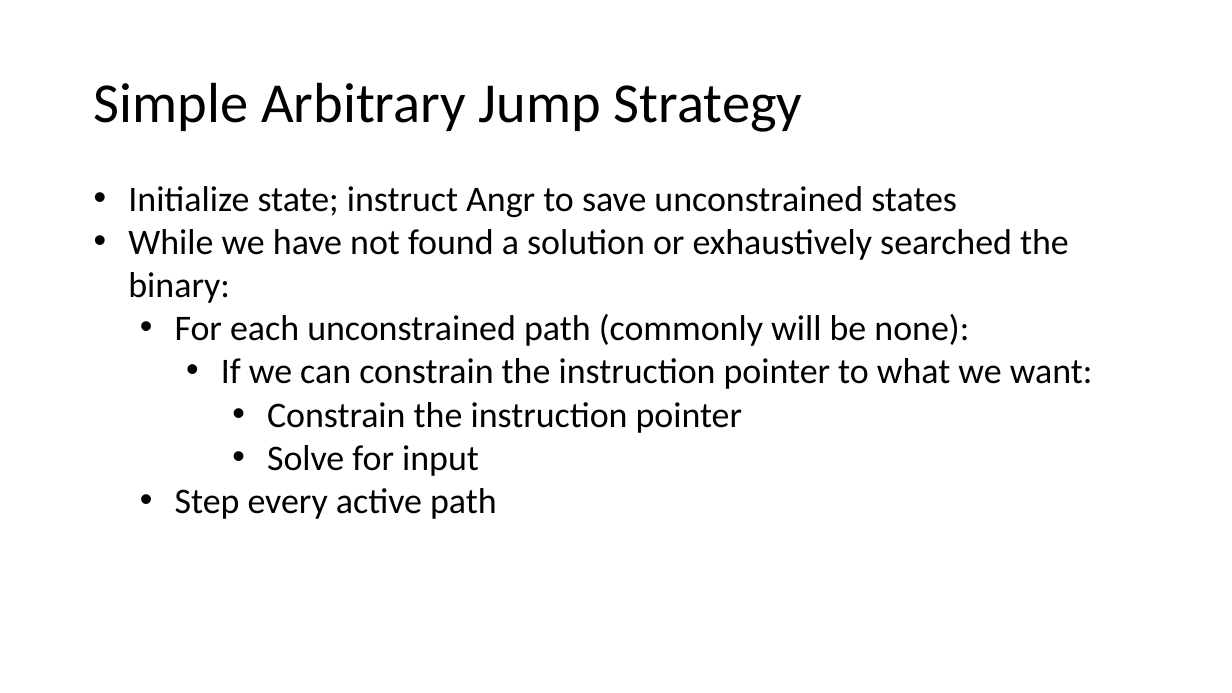
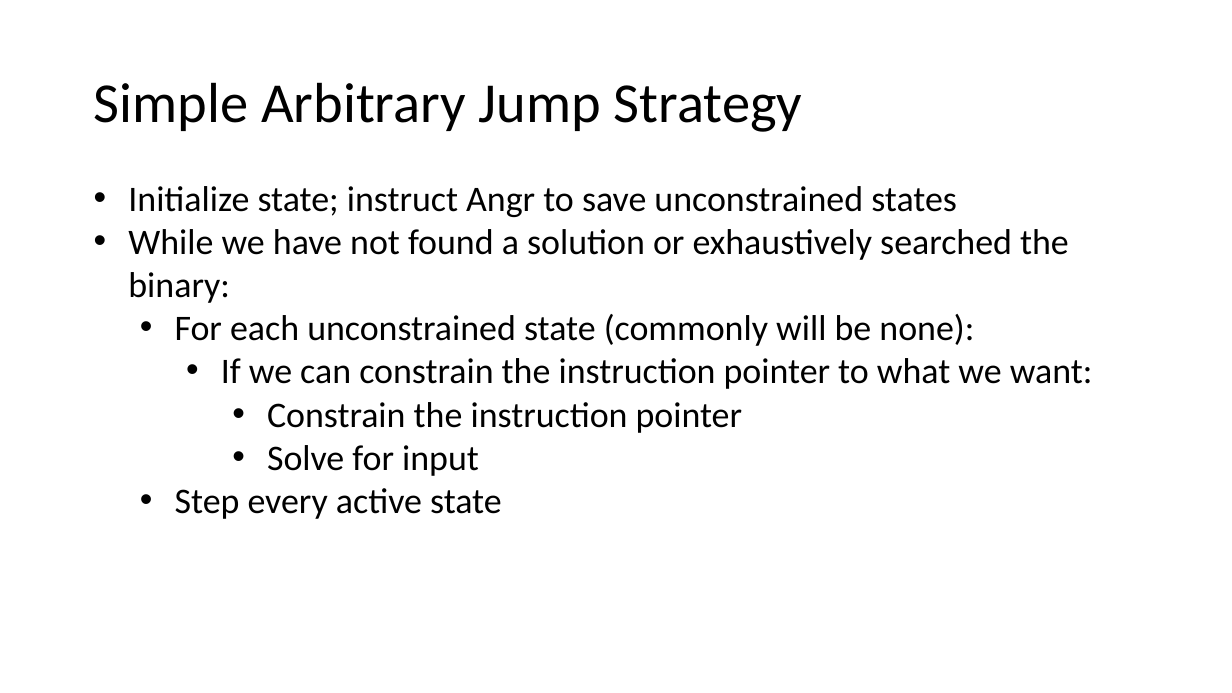
Before and after one commit to jakespringer/angr_ctf, a slide deck: slide 103 of SymbolicExecution.pptx (slide 105 before the commit). Drawn at 1232x693 pixels with LibreOffice and Linux fonts; fonts in the diff are those of the drawing. Boxes give left, top, right and bottom in pixels: in the first picture for what was removed or moved away, otherwise in the second. Text is boxed around its words. In the diff, an @@ line names an element or a change of style, - is before the commit and + after.

```diff
--- a/SymbolicExecution.pptx
+++ b/SymbolicExecution.pptx
@@ text at box(175, 314, 974, 346): text changed @@
-  • For each unconstrained path (commonly will be none):
+  • For each unconstrained state (commonly will be none):
@@ text at box(175, 488, 502, 519): text changed @@
-  • Step every active path
+  • Step every active state
```
Also in this commit, not shown: 24 other slides changed, 2 slides removed.
